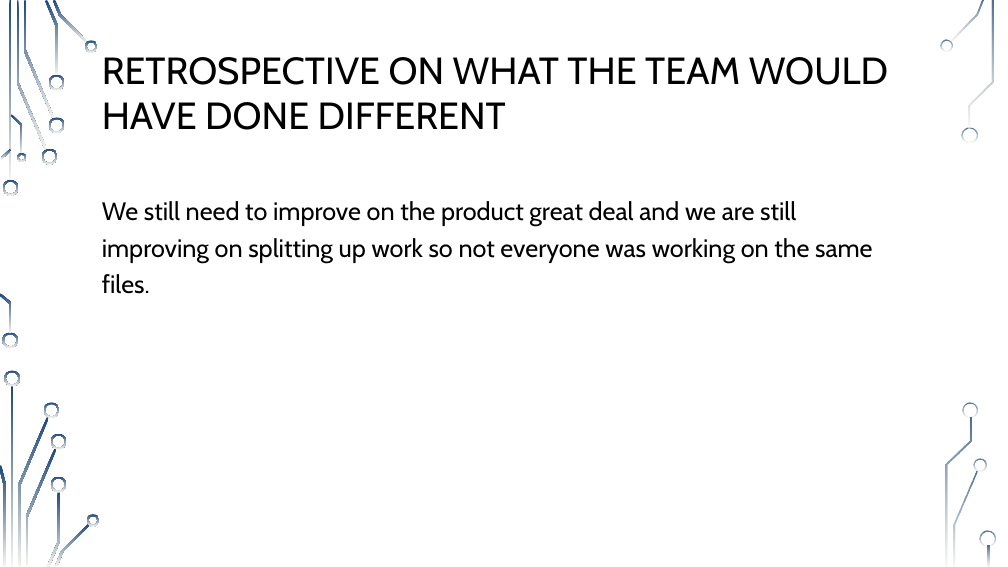
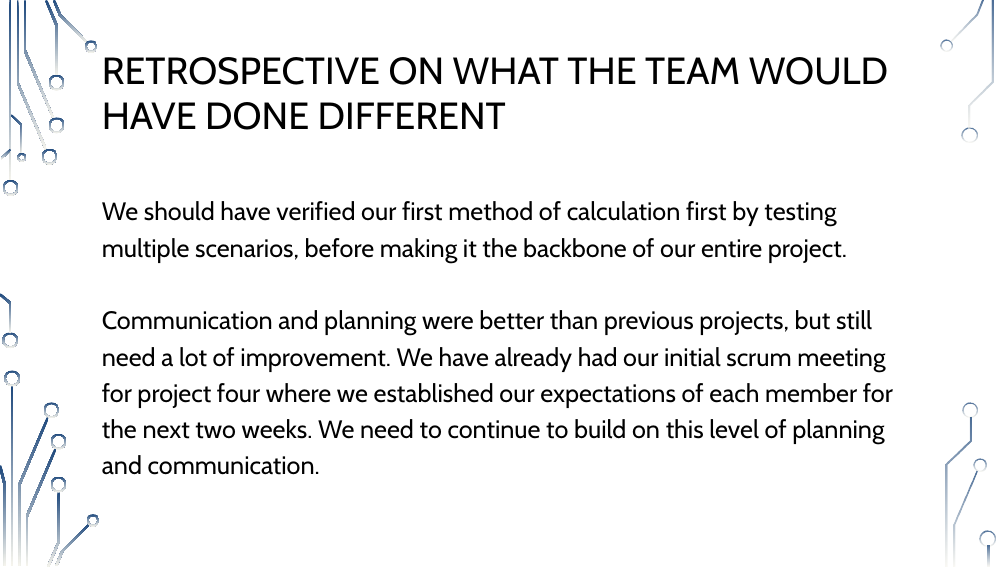
Before and after one commit to ajuhl/MacroPrepFinal, a slide deck: slide 7 of Documentation/EECS_448 Project 3.pptx (slide 6 before the commit). Drawn at 1008x567 pixels with LibreOffice and Linux fonts; fonts in the diff are those of the drawing; background and template pictures are left out. Boxes give left, top, right and bottom in pixels: in the first picture for what was removed or moved away, otherwise in the second. Text is boxed around its words. In the diff, an @@ line names an element or a change of style, - is before the commit and + after.

```diff
--- a/Documentation/EECS_448 Project 3.pptx
+++ b/Documentation/EECS_448 Project 3.pptx
@@ text at (102, 201, 893, 475): text changed @@
-We still need to improve on the product great deal and we are still improving on splitting up work so not everyone was working on the same files.
+We should have verified our first method of calculation first by testing multiple scenarios, before making it the backbone of our entire project.
+Communication and planning were better than previous projects, but still need a lot of improvement. We have already had our initial scrum meeting for project four where we established our expectations of each member for the next two weeks. We need to continue to build on this level of planning and communication.
```
Also in this commit, not shown: 4 other slides changed, 2 slides added, 1 slide removed.
